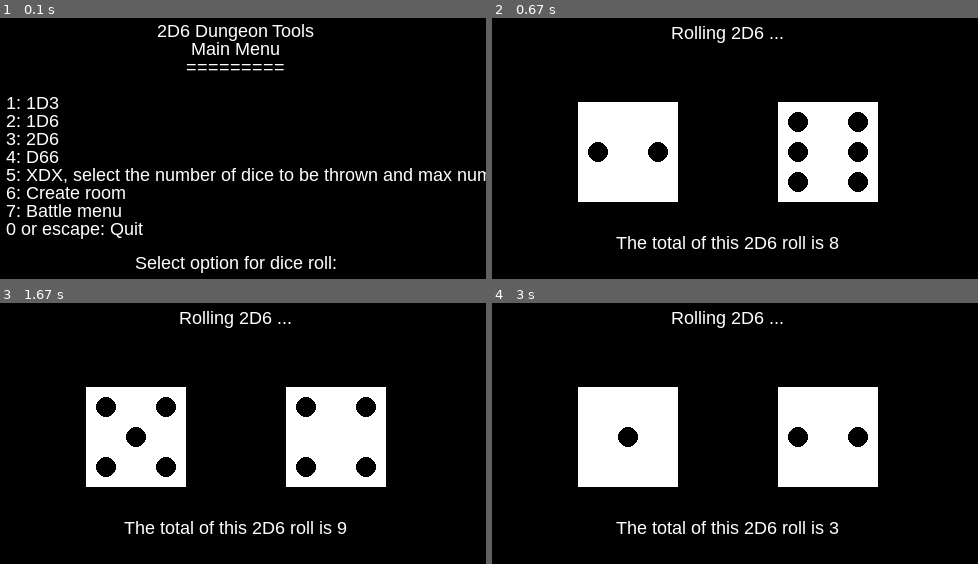
Above: before the commit, frames 1-4 (two rows, left to right).
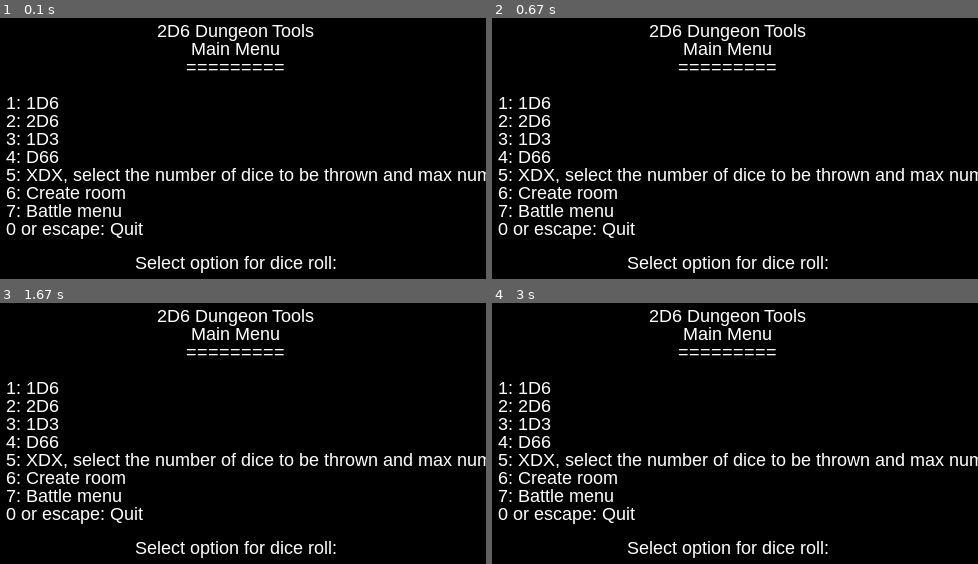
Above: after the commit, the same moments.

Repository: JimBrown1958/2D6_tools
Game: pygame game, started from Pygame_2d6Dice.py
Two runs of this game, one before a commit and one after it. Both use one fixed random seed, a clock stepped at 60 frames per second and the inputs below.
Inputs:
- Up to frame 1 (0.1 s): no input
- Up to frame 2 (0.67 s): tap 3 at 0.33 s
- Up to frame 3 (1.67 s): hold 3 0.67-1.2 s; tap 3 at 1.23, 1.63 s
- Up to frame 4 (3 s): tap 3 at 1.93, 2.2, 2.5 s

The runs differ from the first frame. In frame 1, 0.2% of the frame differs, in the area x 5-13%, y 30-49%; in frame 2, 20%; in frame 3, 20%; in frame 4, 22%, in the area x 1-100%, y 2-98%.

Commit message:
Update Pygame_2d6Dice.py

Diff:
--- a/Pygame_2d6Dice.py
+++ b/Pygame_2d6Dice.py
@@ -59,9 +59,9 @@
     title1 = font.render('2D6 Dungeon Tools', True, (255, 255, 255))
     title2 = font.render('Main Menu', True, (255, 255, 255))
     title3 = font.render('=========', True, (255, 255, 255))
-    start_button1 = font.render('1: 1D3', True, (255, 255, 255))
-    start_button2 = font.render('2: 1D6', True, (255, 255, 255))
-    start_button3 = font.render('3: 2D6', True, (255, 255, 255))
+    start_button1 = font.render('1: 1D6', True, (255, 255, 255))
+    start_button2 = font.render('2: 2D6', True, (255, 255, 255))
+    start_button3 = font.render('3: 1D3', True, (255, 255, 255))
     start_button4 = font.render('4: D66', True, (255, 255, 255))
     start_button5 = font.render('5: XDX, select the number of dice to be thrown and max number on dice', True, (255, 255, 255))
     start_button6 = font.render('6: Create room', True, (255, 255, 255))
@@ -99,7 +99,7 @@
         if event.type == pygame.KEYDOWN:
             if event.key == pygame.K_ESCAPE or event.key == pygame.K_0:
                 quitGame()
-            if event.key == pygame.K_3:
+            if event.key == pygame.K_2:
                 clearDice()
                 font = pygame.font.SysFont('arial', 18)
                 title1 = font.render("Rolling 2D6 ...", True, (255, 255, 255))
@@ -109,30 +109,32 @@
                 Firstdice = random.randint(1,6)
                 Seconddice = random.randint(1,6)
                 print("dice1: ", Firstdice, "dice2: ", Seconddice)
-                if Firstdice == 1:
-                    dice1(die1)
-                elif Firstdice == 2:
-                    dice2(die1)
-                elif Firstdice == 3:
-                    dice3(die1)
-                elif Firstdice == 4:
-                    dice4(die1)
-                elif Firstdice == 5:
-                    dice5(die1)
-                elif Firstdice == 6:
-                    dice6(die1)
-                if Seconddice == 1:
-                    dice1(die2)
-                elif Seconddice == 2:
-                    dice2(die2)
-                elif Seconddice == 3:
-                    dice3(die2)
-                elif Seconddice == 4:
-                    dice4(die2)
-                elif Seconddice == 5:
-                    dice5(die2)
-                elif Seconddice == 6:
-                    dice6(die2)
+                match Firstdice:
+                    case "1":
+                        dice1(die1)
+                    case "2":
+                        dice2(die1)
+                    case "3":
+                        dice3(die1)
+                    case "4":
+                        dice4(die1)
+                    case "5":
+                        dice5(die1)
+                    case "6":
+                        dice6(die1)
+                match Seconddice:
+                    case "1":
+                        dice1(die2)
+                    case "2":
+                        dice2(die2)
+                    case "3":
+                        dice3(die2)
+                    case "4":
+                        dice4(die2)
+                    case "5":
+                        dice5(die2)
+                    case "6":
+                        dice6(die2)
                 dice_total = Firstdice + Seconddice
                 totalDice_string = "The total of this 2D6 roll is " + str(dice_total)
                 title1 = font.render(totalDice_string, True, (255, 255, 255))
